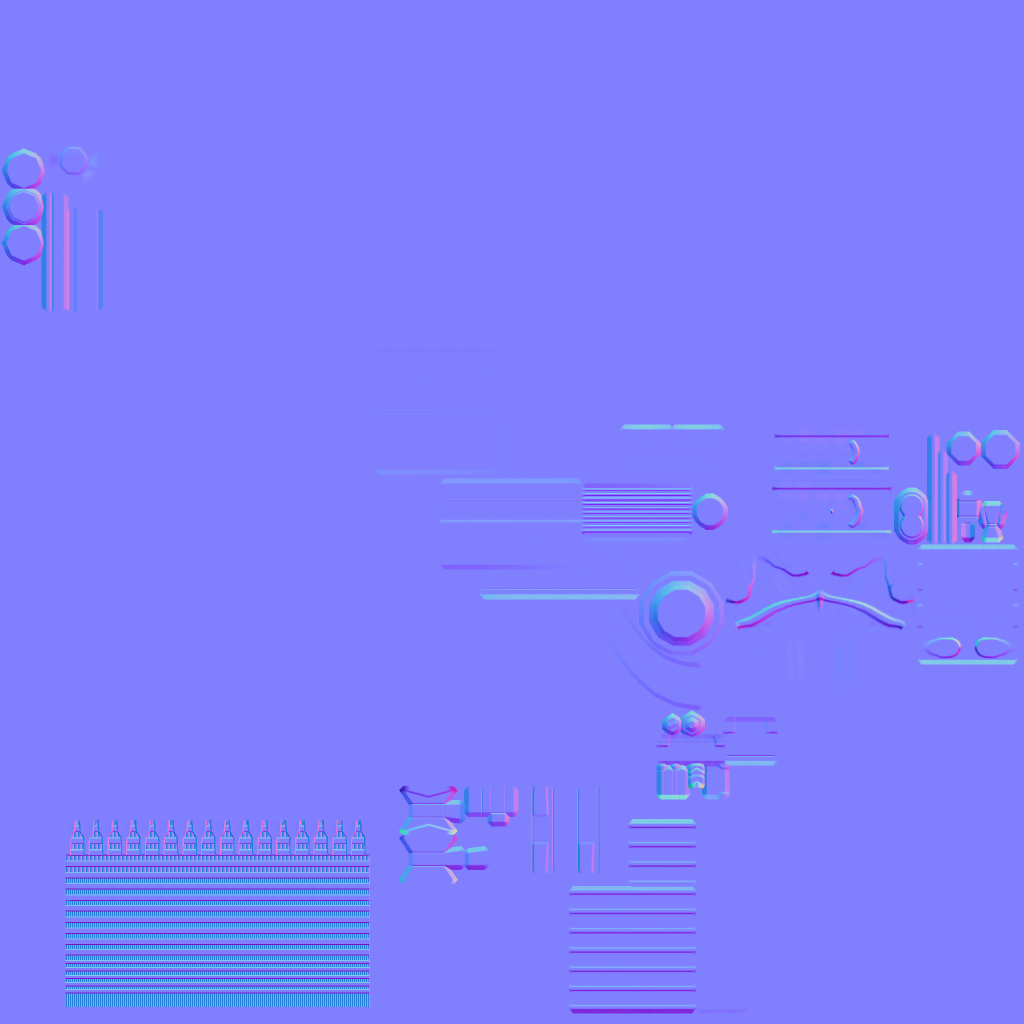
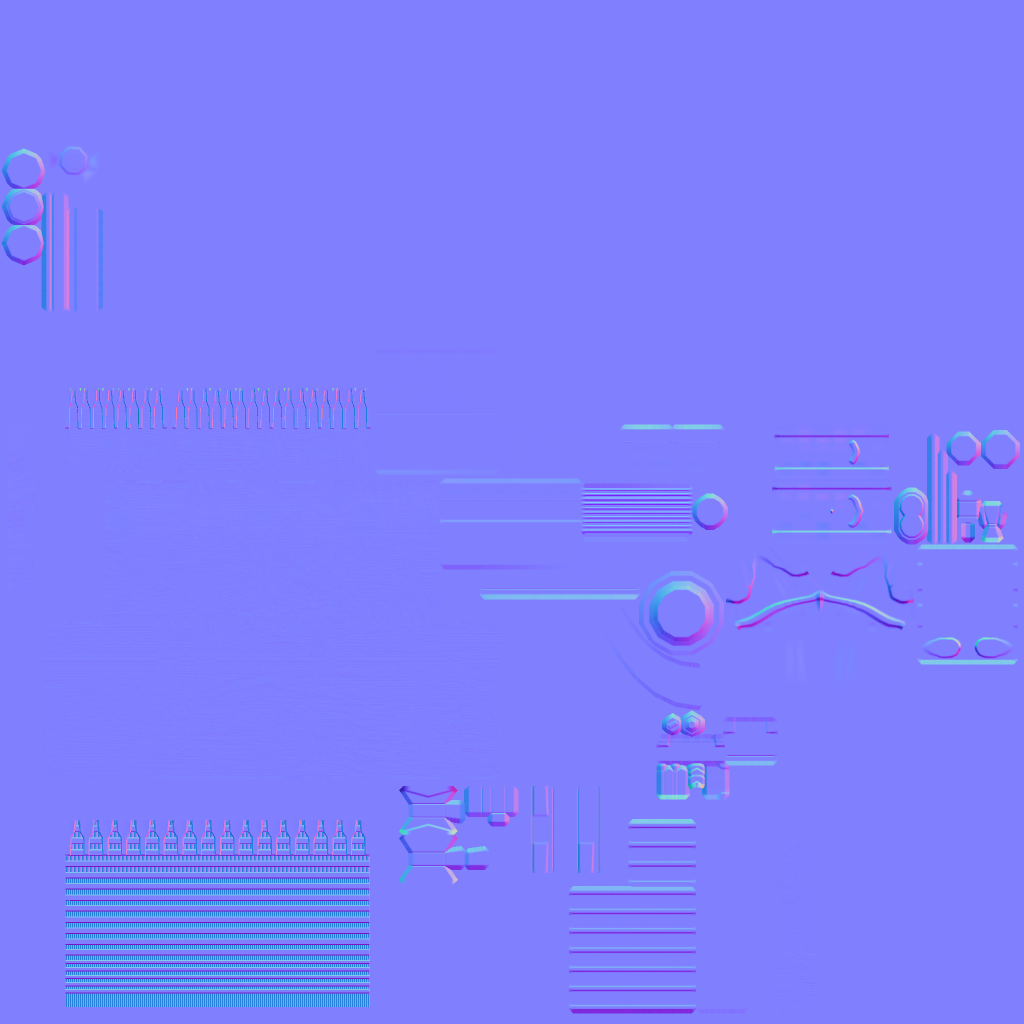
Layers edited between the first and the second (1024, 1024) image:
painted on "Warstwa" over [7, 388, 818, 1011]
